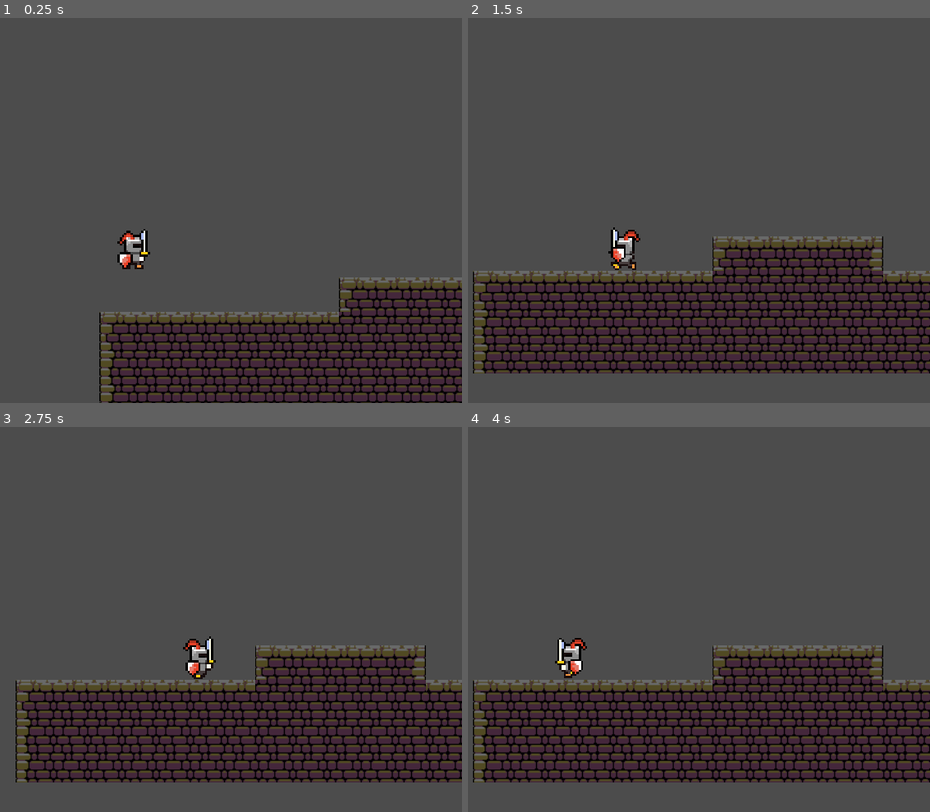
Above: before the commit, frames 1-4 (two rows, left to right).
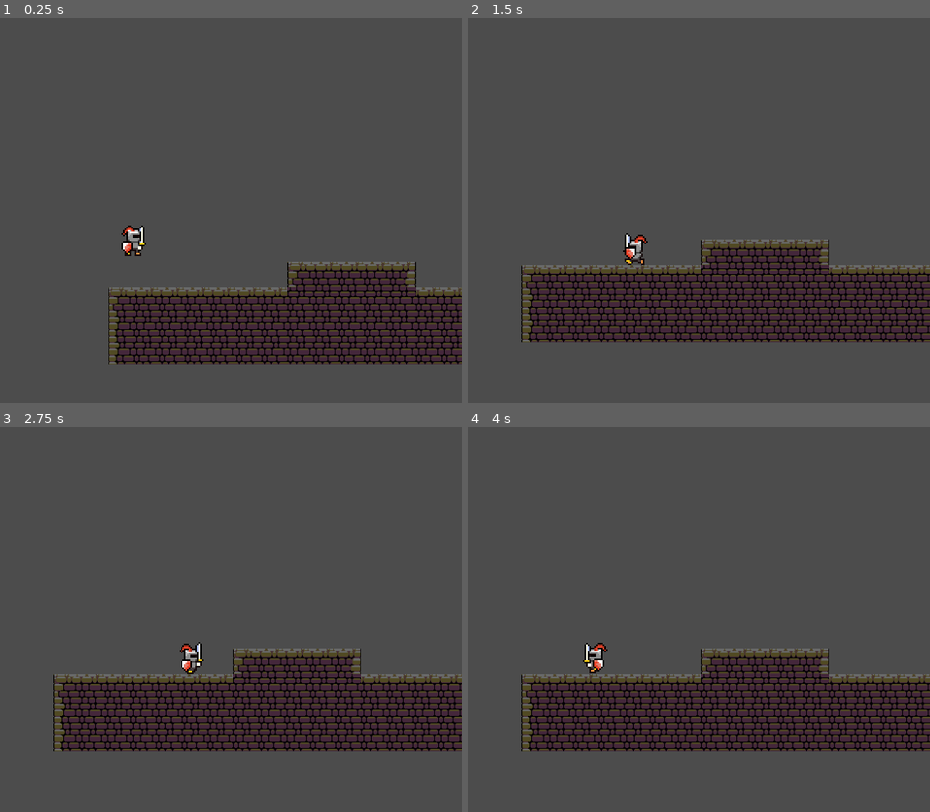
Above: after the commit, the same moments.

Repository: dim35/CEN3031-Project
Game: Godot game, scene res://environment_scenes/World.tscn
Two runs of this game, one before a commit and one after it. Both use one fixed random seed, a clock stepped at 60 frames per second and the inputs below. This scene is started directly instead of the project's main scene.
Inputs:
- Up to frame 1 (0.25 s): no input
- Up to frame 2 (1.5 s): hold Right (ui_right) 0.53-1.28 s; tap Space (ui_select) at 0.77 s; hold Left (ui_left) from 1.28 s (still down)
- Up to frame 3 (2.75 s): tap Space (ui_select) at 1.52 s; release Left (ui_left) at 2.03 s; hold Right (ui_right) from 2.03 s (still down)
- Up to frame 4 (4 s): release Right (ui_right) at 2.78 s; hold Up (ui_up) 2.78-3.53 s; tap Space (ui_select) at 3.02, 3.77 s; hold Left (ui_left) from 3.53 s (still down)

The runs differ from the first frame. In frame 1, 22% of the frame differs, in the area x 21-100%, y 53-100%; in frame 2, 24%; in frame 3, 23%; in frame 4, 24%, in the area x 1-100%, y 54-93%.

Commit message:
Minor entity script changes

Diff:
--- a/entity_scenes/AnimatedEntity.gd
+++ b/entity_scenes/AnimatedEntity.gd
@@ -1,4 +1,5 @@
 extends KinematicBody2D
+signal under_attack
 
 # ----------- All attributes of an animated entity -----------
 var velocity = Vector2()
--- a/entity_scenes/AnimatedEntity.tscn
+++ b/entity_scenes/AnimatedEntity.tscn
@@ -1,14 +1,8 @@
-[gd_scene load_steps=5 format=2]
+[gd_scene load_steps=4 format=2]
 
 [ext_resource path="res://entity_scenes/AnimatedEntity.gd" type="Script" id=1]
 
-[sub_resource type="CapsuleShape2D" id=3]
-
-custom_solver_bias = 0.0
-radius = 10.0
-height = 20.0
-
-[sub_resource type="SpriteFrames" id=1]
+[sub_resource type="SpriteFrames" id=2]
 
 animations = [ {
 "frames": [  ],
@@ -17,13 +11,13 @@
 "speed": 5.0
 } ]
 
-[sub_resource type="CapsuleShape2D" id=2]
+[sub_resource type="CapsuleShape2D" id=3]
 
 custom_solver_bias = 0.0
 radius = 10.0
 height = 20.0
 
-[node name="AnimatedEntity" type="KinematicBody2D"]
+[node name="AnimatedEntity" type="KinematicBody2D" index="0"]
 
 input_pickable = false
 collision_layer = 1
@@ -31,26 +25,12 @@
 collision/safe_margin = 0.08
 script = ExtResource( 1 )
 
-[node name="Area2D" type="Area2D" parent="." index="0"]
+[node name="Animations" type="AnimatedSprite" parent="." index="0"]
 
-input_pickable = true
-gravity_vec = Vector2( 0, 1 )
-gravity = 98.0
-linear_damp = 0.1
-angular_damp = 1.0
-audio_bus_override = false
-audio_bus_name = "Master"
+frames = SubResource( 2 )
+animation = "default"
 
-[node name="CollisionShape2D" type="CollisionShape2D" parent="Area2D" index="0"]
+[node name="Hitbox" type="CollisionShape2D" parent="." index="1"]
 
 shape = SubResource( 3 )
-
-[node name="Animations" type="AnimatedSprite" parent="." index="1"]
-
-frames = SubResource( 1 )
-animation = "default"
-
-[node name="Hitbox" type="CollisionShape2D" parent="." index="2"]
-
-shape = SubResource( 2 )
 _sections_unfolded = [ "Material", "Pause", "Transform", "Visibility", "Z Index" ]
--- a/entity_scenes/Mob.tscn
+++ b/entity_scenes/Mob.tscn
@@ -17,12 +17,13 @@
 "speed": 5.0
 } ]
 
-[sub_resource type="RectangleShape2D" id=2]
+[sub_resource type="CapsuleShape2D" id=2]
 
 custom_solver_bias = 0.0
-extents = Vector2( 7.47229, 7.61328 )
+radius = 12.1674
+height = 8.87408
 
-[node name="Mob" type="KinematicBody2D"]
+[node name="Mob" type="KinematicBody2D" index="0"]
 
 position = Vector2( 435.176, 232.29 )
 input_pickable = false
@@ -30,13 +31,17 @@
 collision_mask = 1
 collision/safe_margin = 0.08
 script = ExtResource( 1 )
+_sections_unfolded = [ "Collision", "Material", "Pause", "Pickable", "Transform", "Visibility", "Z Index", "collision" ]
 
 [node name="Animations" type="AnimatedSprite" parent="." index="0"]
 
+position = Vector2( -13, 0 )
+scale = Vector2( 2, 2 )
 frames = SubResource( 1 )
 animation = "walking"
+_sections_unfolded = [ "Transform" ]
 
 [node name="Hitbox" type="CollisionShape2D" parent="." index="1"]
 
-position = Vector2( 4.89545, 0.257034 )
+position = Vector2( -16.1045, -1.74297 )
 shape = SubResource( 2 )
--- a/entity_scenes/Player.gd
+++ b/entity_scenes/Player.gd
@@ -56,4 +56,5 @@
 	# Updates player's movement based on their velocity
 	velocity = move(velocity)
 
+
 	# print("Player") # for debugging purposes only
--- a/entity_scenes/Player.tscn
+++ b/entity_scenes/Player.tscn
@@ -3,17 +3,17 @@
 [ext_resource path="res://entity_scenes/Player.gd" type="Script" id=1]
 [ext_resource path="res://assets/animation_sprites/idle-1.png" type="Texture" id=2]
 [ext_resource path="res://assets/animation_sprites/idle-0.png" type="Texture" id=3]
-[ext_resource path="res://assets/animation_sprites/walking-0.png" type="Texture" id=4]
-[ext_resource path="res://assets/animation_sprites/walking-1.png" type="Texture" id=5]
-[ext_resource path="res://assets/animation_sprites/walking-2.png" type="Texture" id=6]
-[ext_resource path="res://assets/animation_sprites/walking-3.png" type="Texture" id=7]
-[ext_resource path="res://assets/animation_sprites/walking-4.png" type="Texture" id=8]
-[ext_resource path="res://assets/animation_sprites/walking-5.png" type="Texture" id=9]
-[ext_resource path="res://assets/animation_sprites/attacking-0.png" type="Texture" id=10]
-[ext_resource path="res://assets/animation_sprites/attacking-1.png" type="Texture" id=11]
-[ext_resource path="res://assets/animation_sprites/attacking-2.png" type="Texture" id=12]
+[ext_resource path="res://assets/animation_sprites/attacking-0.png" type="Texture" id=4]
+[ext_resource path="res://assets/animation_sprites/attacking-1.png" type="Texture" id=5]
+[ext_resource path="res://assets/animation_sprites/attacking-2.png" type="Texture" id=6]
+[ext_resource path="res://assets/animation_sprites/walking-0.png" type="Texture" id=7]
+[ext_resource path="res://assets/animation_sprites/walking-1.png" type="Texture" id=8]
+[ext_resource path="res://assets/animation_sprites/walking-2.png" type="Texture" id=9]
+[ext_resource path="res://assets/animation_sprites/walking-3.png" type="Texture" id=10]
+[ext_resource path="res://assets/animation_sprites/walking-4.png" type="Texture" id=11]
+[ext_resource path="res://assets/animation_sprites/walking-5.png" type="Texture" id=12]
 
-[sub_resource type="CapsuleShape2D" id=3]
+[sub_resource type="CapsuleShape2D" id=1]
 
 custom_solver_bias = 0.0
 radius = 8.2
@@ -27,15 +27,15 @@
 "name": "idle",
 "speed": 5.0
 }, {
-"frames": [ ExtResource( 4 ), ExtResource( 5 ), ExtResource( 6 ), ExtResource( 7 ), ExtResource( 8 ), ExtResource( 9 ) ],
+"frames": [ ExtResource( 4 ), ExtResource( 5 ), ExtResource( 6 ) ],
+"loop": true,
+"name": "attacking",
+"speed": 6.0
+}, {
+"frames": [ ExtResource( 7 ), ExtResource( 8 ), ExtResource( 9 ), ExtResource( 10 ), ExtResource( 11 ), ExtResource( 12 ) ],
 "loop": true,
 "name": "walking",
 "speed": 8.0
-}, {
-"frames": [ ExtResource( 10 ), ExtResource( 11 ), ExtResource( 12 ) ],
-"loop": true,
-"name": "attacking",
-"speed": 6.0
 } ]
 
 [node name="Player" type="KinematicBody2D" index="0"]
@@ -52,13 +52,14 @@
 [node name="Hitbox" type="CollisionShape2D" parent="." index="0"]
 
 position = Vector2( 0, 1 )
-shape = SubResource( 3 )
+shape = SubResource( 1 )
 _sections_unfolded = [ "Material", "Pause", "Transform", "Visibility", "Z Index" ]
 
 [node name="Animations" type="AnimatedSprite" parent="." index="1"]
 
 frames = SubResource( 2 )
 animation = "idle"
+frame = 1
 playing = true
 _sections_unfolded = [ "Material", "Pause", "Transform", "Visibility", "Z Index" ]
 
@@ -67,7 +68,7 @@
 anchor_mode = 1
 rotating = false
 current = true
-zoom = Vector2( 0.6, 0.6 )
+zoom = Vector2( 0.8, 0.8 )
 limit_left = -10000000
 limit_top = -10000000
 limit_right = 10000000
@@ -86,3 +87,4 @@
 editor_draw_screen = true
 editor_draw_limits = false
 editor_draw_drag_margin = false
+_sections_unfolded = [ "Drag Margin", "Editor", "Limit", "Material", "Offset", "Pause", "Smoothing", "Transform", "Visibility", "Z Index" ]
